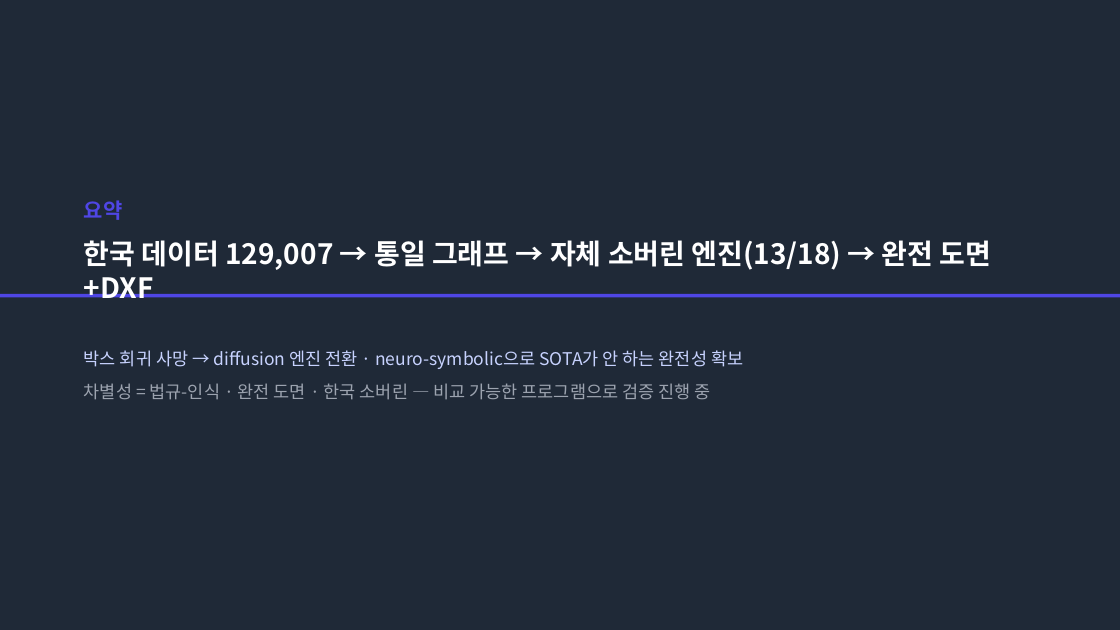
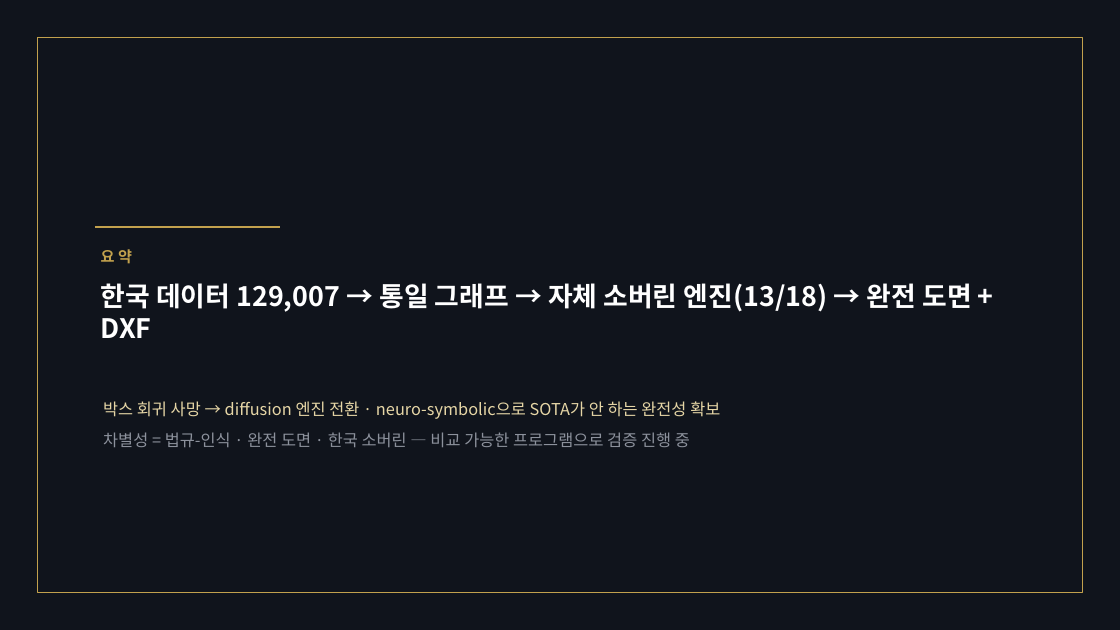
Before and after one commit to wissens2024/plan2graph, a slide deck: slide 18 of docs/plan2graph_중간발표.pptx. Drawn at 1120x630 pixels with LibreOffice and Linux fonts; fonts in the diff are those of the drawing. Boxes give left, top, right and bottom in pixels: in the first picture for what was removed or moved away, otherwise in the second. Text is boxed around its words. In the diff, an @@ line names an element or a change of style, - is before the commit and + after.

Commit message:
design(ppt): 프리미엄 스타일 전면 재디자인 (잉크 네이비 + 골드)
딥 네이비 표지(골드 더블프레임)·골드 액센트바 헤더·헤어라인 구분선·아웃라인형 통계
패널(상단 골드선+그림자)·미니멀 테이블(잉크 헤더+골드텍스트)·골드 화살표 플로우·
자간 트래킹·푸터(브랜드+페이지). 18슬라이드 내용 유지, 디자인만 교체.

```diff
--- a/docs/plan2graph_중간발표.pptx
+++ b/docs/plan2graph_중간발표.pptx
@@ rectangle: place and size @@
-rectangle at (0,294,1120,297)
+rectangle at (0,0,1120,630)
@@ rectangle at (0,0,1120,630): fill #4F46E5 to #10141C @@
@@ rectangle: place and size @@
-rectangle at (0,0,1120,630)
+rectangle at (38,38,1082,592)
@@ rectangle at (38,38,1082,592): fill #1F2937 to none; outline none to #C2A14D 1 pt @@
@@ elbow line added from (95, 227) to (280, 227), #C2A14D 1.5 pt @@
@@ text "요약": place and size @@
-text "요약" at (84,200,992,298)
+text "요약" at (101,249,971,338)
@@ text at (101,249,132,264): size 18 to 13 pt, text colour #4F46E5 to #C2A14D, letter spacing 0 to 3 pt in "요약" @@
@@ text at (101,283,971,338): text changed; size 24 to 23 pt @@
-한국 데이터 129,007 → 통일 그래프 → 자체 소버린 엔진(13/18) → 완전 도면+DXF
+한국 데이터 129,007 → 통일 그래프 → 자체 소버린 엔진(13/18) → 완전 도면 + DXF
@@ text "박스 회귀 사망 → diffusion ...": place and size @@
-text "박스 회귀 사망 → diffusion ..." at (84,350,743,400)
+text "박스 회귀 사망 → diffusion ..." at (103,401,720,447)
@@ text "박스 회귀 사망 → diffusion ..." at (103,401,720,447): size 15 to 14 pt; text colour #C7D2FE to #E6D6A6 in "박스 회귀 사망 → diffusion 엔진 전환 ..."; text colour #9CA3AF to #8C919C in "차별성 = 법규-인식 · 완전 도면 · ..." @@
```
Also in this commit, not shown: 17 other slides changed, 1 other file.
